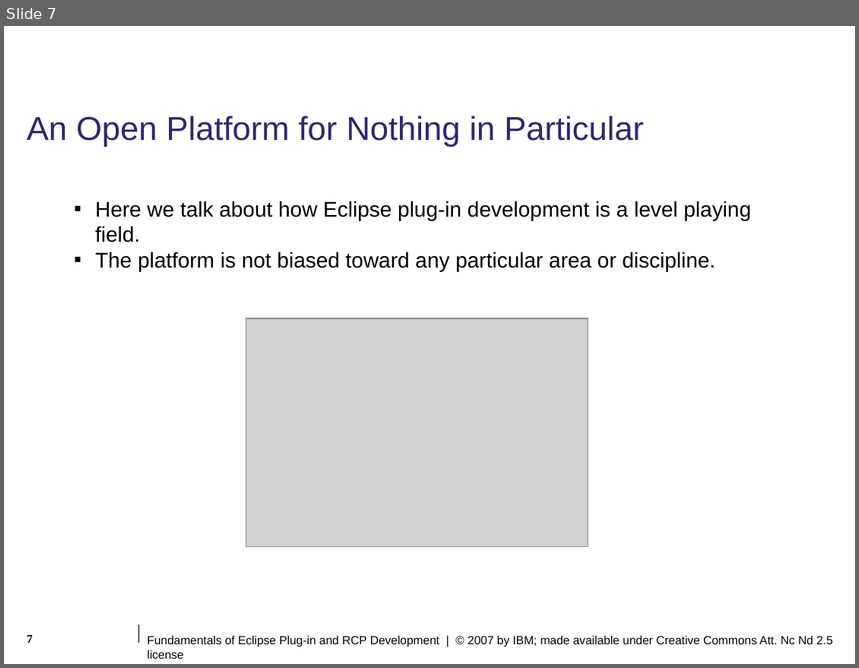
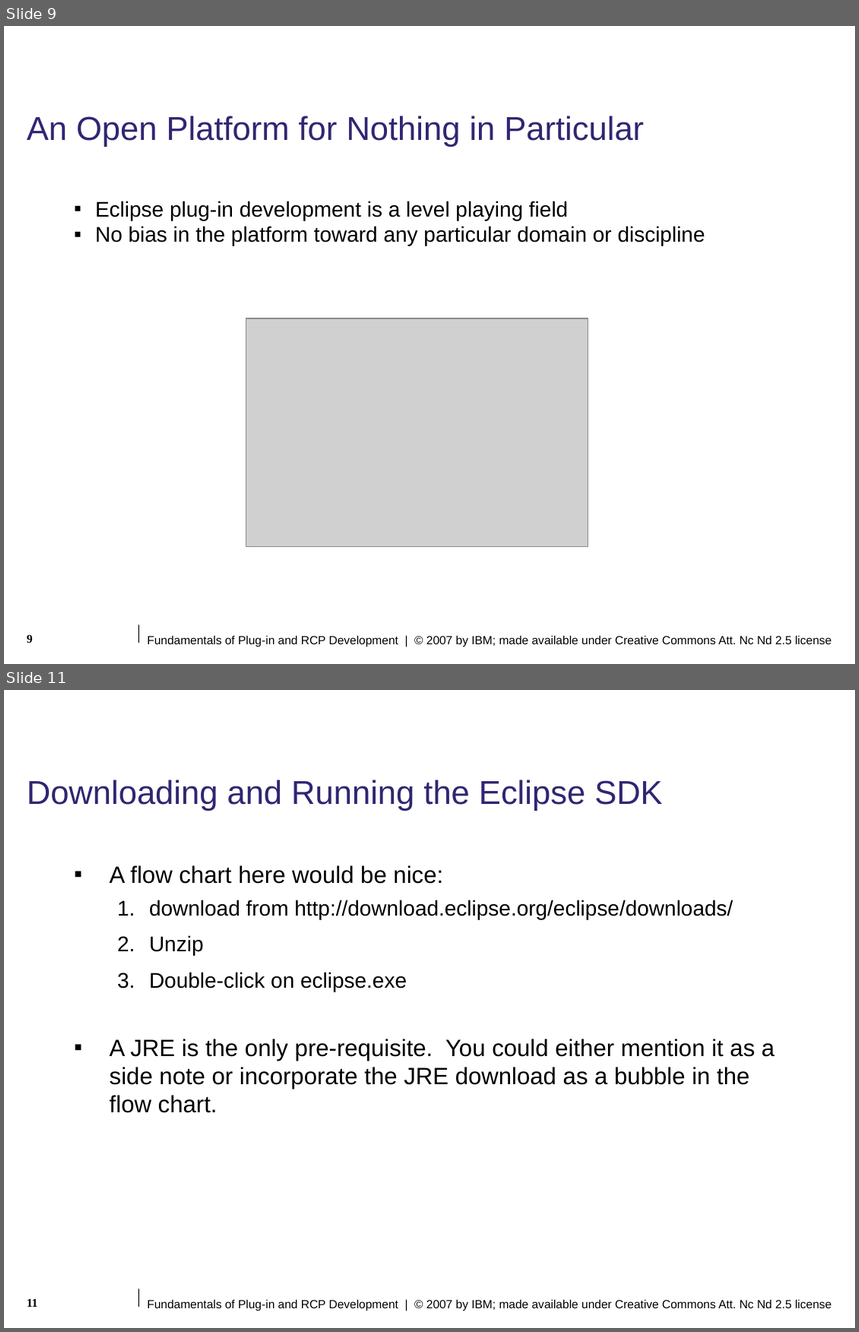
Before and after one commit to lukangping/eclipse.pde.incubator, a slide deck: presentations/eclipse-con/2007/slides/Fundamentals_of_Plugin_and_RCP_Development.ppt. Shown one above the other, each under a label of ours: slide 7 before the commit, slides 9 and 11 after it; the slides between them are not shown. The pictures are 859x668 and 859x1332 pixels, drawn with LibreOffice and Linux fonts; fonts in the diff are those of the drawing; grey boxes stand for pictures; background and template pictures are left out. Boxes give left, top, right and bottom in pixels: in the first picture for what was removed or moved away, otherwise in the second. Text is boxed around its words. In the diff, an @@ line names an element or a change of style, - is before the commit and + after.

```diff
--- a/presentations/eclipse-con/2007/slides/Fundamentals_of_Plugin_and_RCP_Development.ppt
+++ b/presentations/eclipse-con/2007/slides/Fundamentals_of_Plugin_and_RCP_Development.ppt
@@ slide 11 added at bbox=[4, 690, 855, 1328], background #FFFFFF; not listed: 2 template elements that a slide beside it also shows @@
@@ title added at bbox=[27, 780, 662, 811], 28 pt, text #2F2672 @@
+Downloading and Running the Eclipse SDK
@@ text added at bbox=[110, 866, 775, 1113], 20 pt, text #000000 @@
+▪ A flow chart here would be nice:
+  1. download from http://download.eclipse.org/eclipse/downloads/
+  2. Unzip
+  3. Double-click on eclipse.exe
+▪ A JRE is the only pre-requisite. You could either mention it as a side note or incorporate the JRE download as a bubble in the flow chart.
@@ page number added at bbox=[27, 1299, 38, 1307], 10 pt, text #000000, bold @@
+11
@@ what was slide 7 is now slide 9 @@
@@ slide 9 changed as well @@
@@ text at bbox=[95, 201, 705, 246]: text changed @@
-▪ Here we talk about how Eclipse plug-in development is a level playing field.
-▪ The platform is not biased toward any particular area or discipline.
+▪ Eclipse plug-in development is a level playing field
+▪ No bias in the platform toward any particular domain or discipline
@@ page number at bbox=[27, 635, 33, 643]: text changed @@
-7
+9
@@ text at bbox=[147, 636, 832, 647]: text changed @@
-Fundamentals of Eclipse Plug-in and RCP Development | © 2007 by IBM; made available under Creative Commons Att. Nc Nd 2.5 license
+Fundamentals of Plug-in and RCP Development | © 2007 by IBM; made available under Creative Commons Att. Nc Nd 2.5 license
```
Also in this commit, not shown: 6 other slides changed, 10 other slides added.
